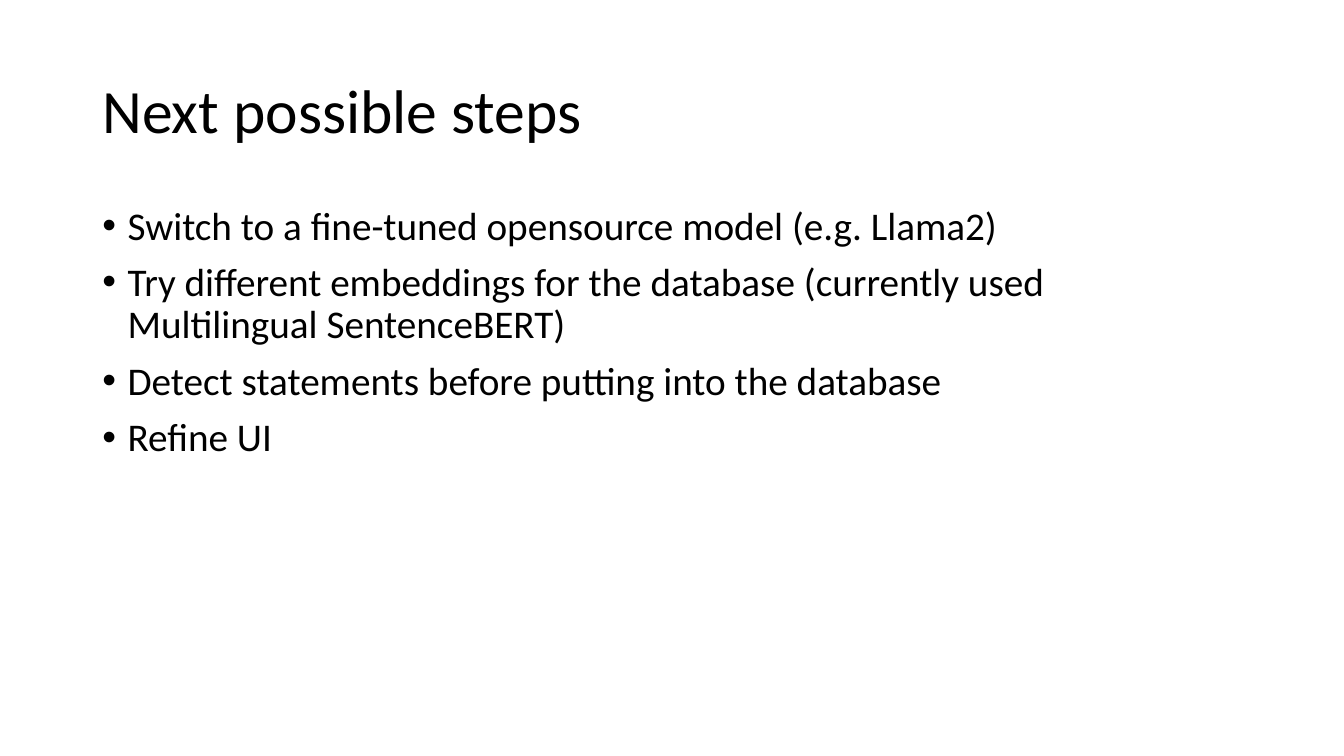
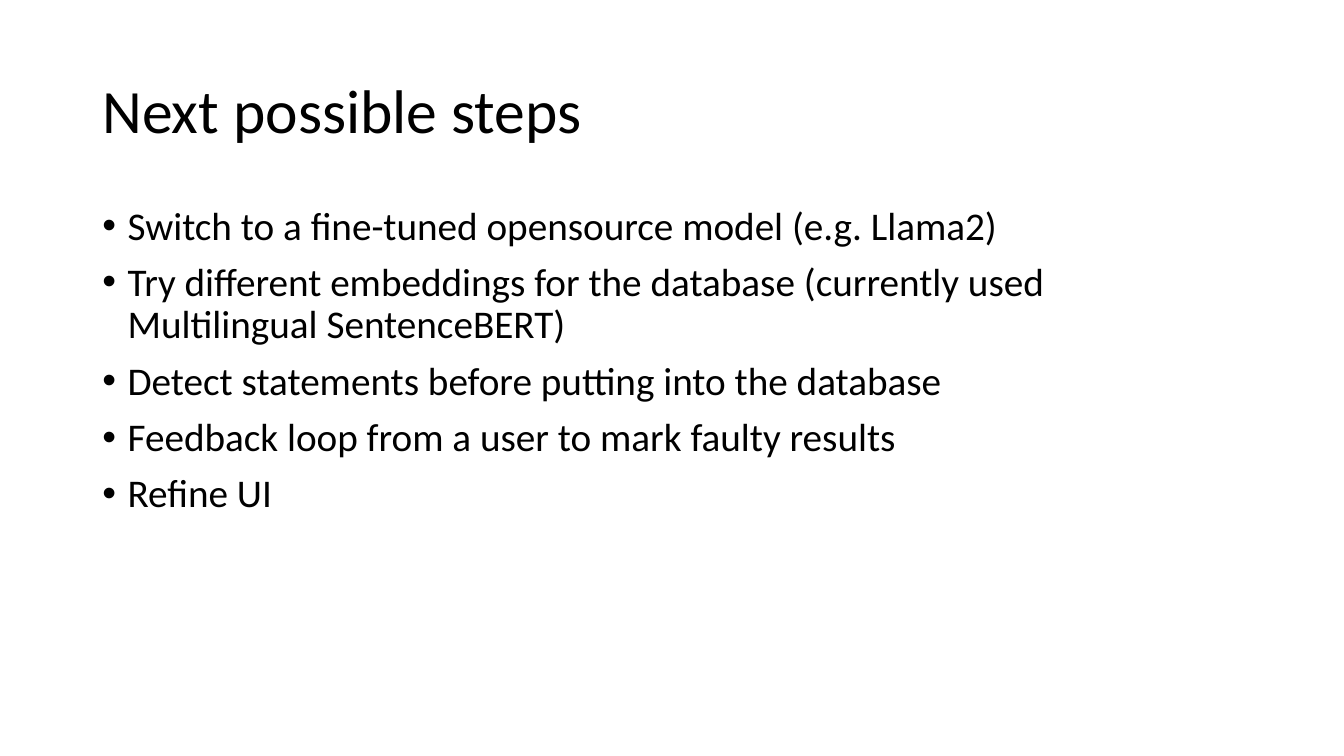
Before and after one commit to iurshina/bellingcat_contradictions, a slide deck: slide 7 of finding-contradictions-in-texts.pptx. Drawn at 1344x756 pixels with LibreOffice and Linux fonts; fonts in the diff are those of the drawing. Boxes give left, top, right and bottom in pixels: in the first picture for what was removed or moved away, otherwise in the second. Text is boxed around its words. In the diff, an @@ line names an element or a change of style, - is before the commit and + after.

Commit message:
Updated pptx

```diff
--- a/finding-contradictions-in-texts.pptx
+++ b/finding-contradictions-in-texts.pptx
@@ text at bbox=[128, 423, 896, 458]: paragraph added @@
+• Feedback loop from a user to mark faulty results
```
Also in this commit, not shown: 1 other slide changed.
